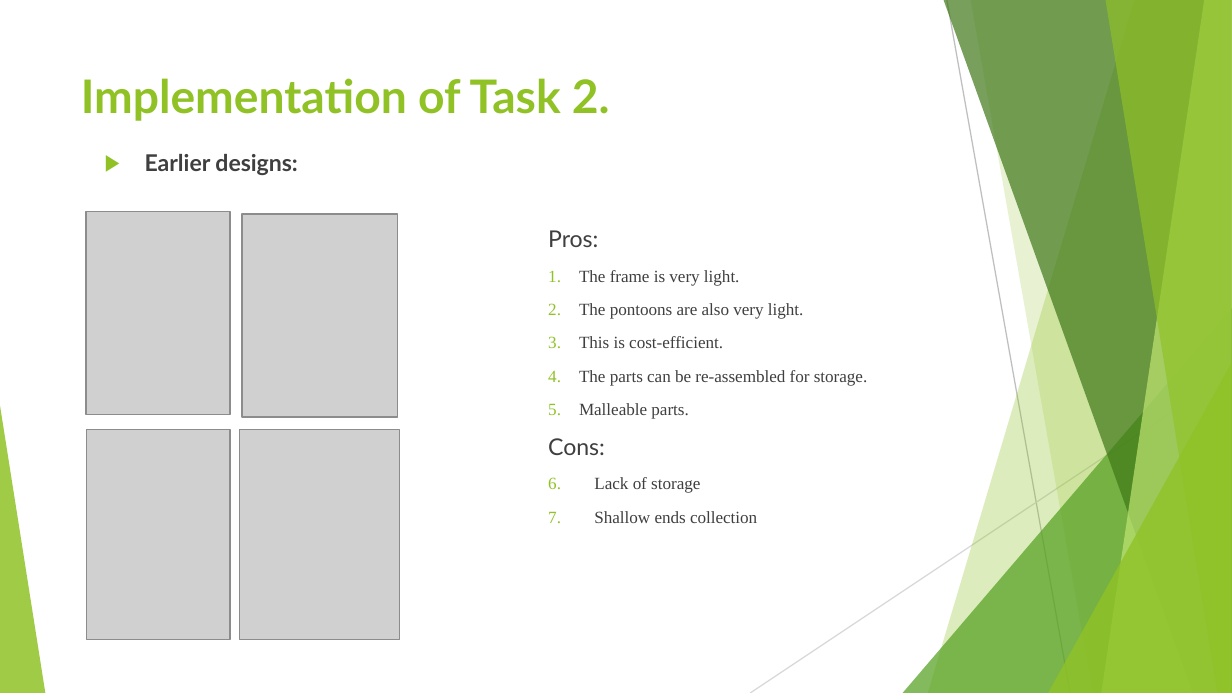
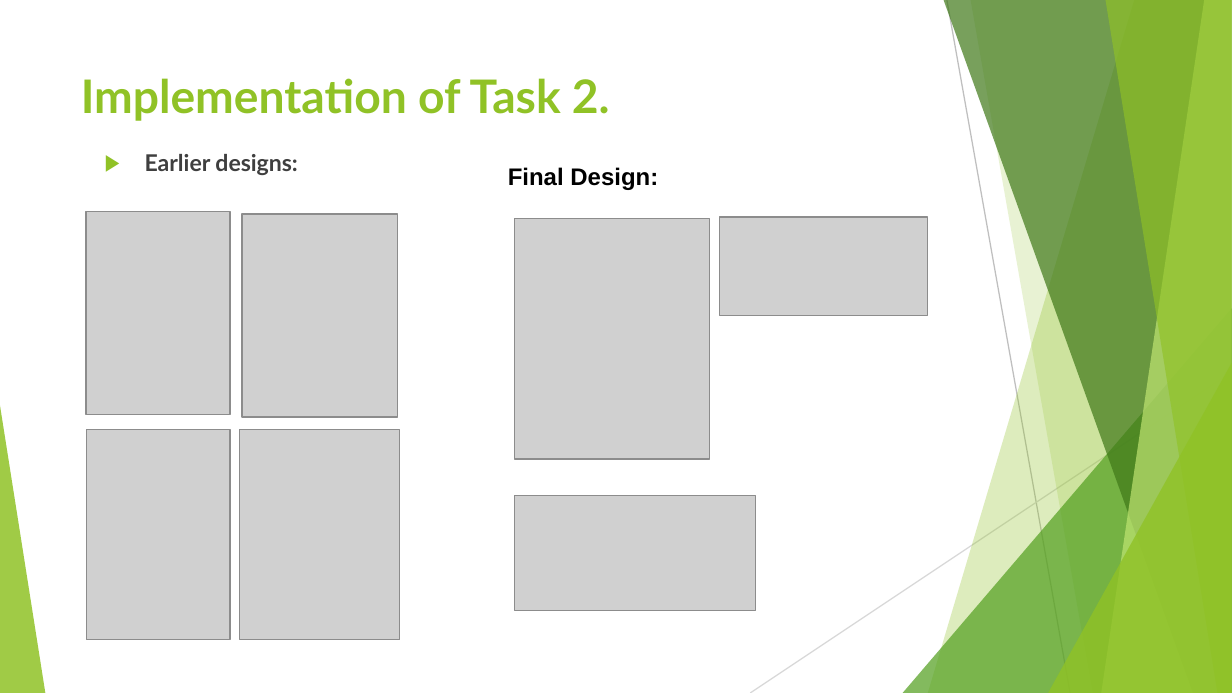
Before and after one commit to mmehmood/senior-design, a slide deck: slide 12 of Final Presentation task 1-6 and 1-5.pptx (slide 13 before the commit). Drawn at 1232x693 pixels with LibreOffice and Linux fonts; fonts in the diff are those of the drawing; grey boxes stand for pictures. Boxes give left, top, right and bottom in pixels: in the first picture for what was removed or moved away, otherwise in the second. Text is boxed around its words. In the diff, an @@ line names an element or a change of style, - is before the commit and + after.

```diff
--- a/Final Presentation task 1-6 and 1-5.pptx
+++ b/Final Presentation task 1-6 and 1-5.pptx
@@ text added at (508, 167, 658, 190), 14 pt, text #000000, bold @@
+Final Design:
@@ picture added at (514, 218, 708, 458) @@
@@ text removed at (548, 230, 868, 523) @@
-Pros:
-1. The frame is very light.
-2. The pontoons are also very light.
-3. This is cost-efficient.
-4. The parts can be re-assembled for storage.
-5. Malleable parts.
-Cons:
-1. Lack of storage
-2. Shallow ends collection
@@ picture added at (719, 217, 928, 315) @@
@@ picture added at (514, 496, 756, 610) @@
```
Also in this commit, not shown: 18 other slides changed, 14 slides added, 15 slides removed.
